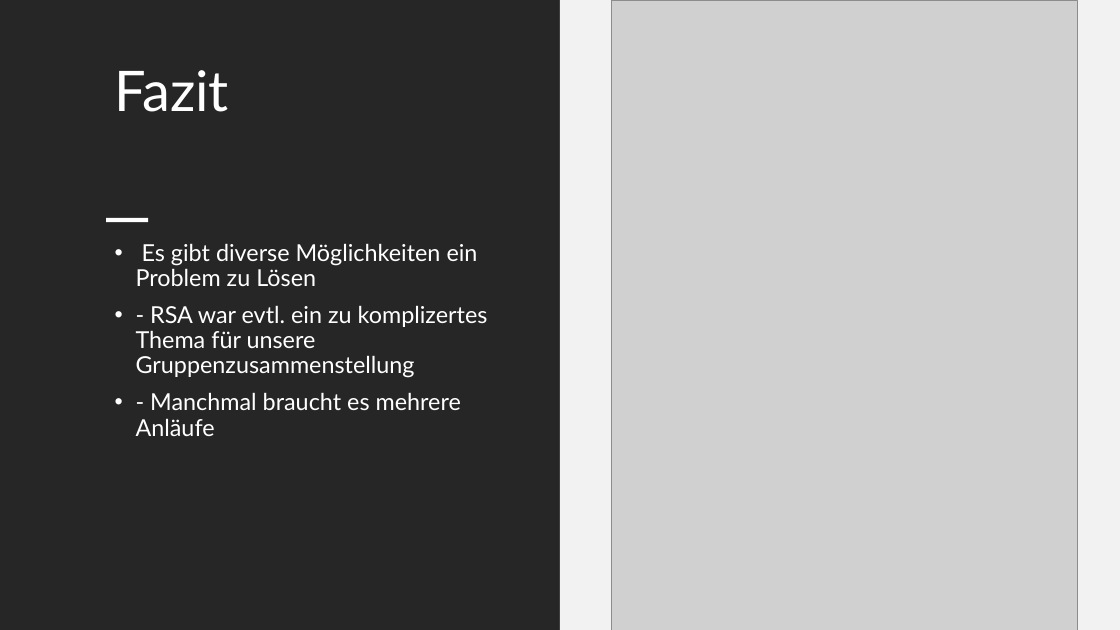
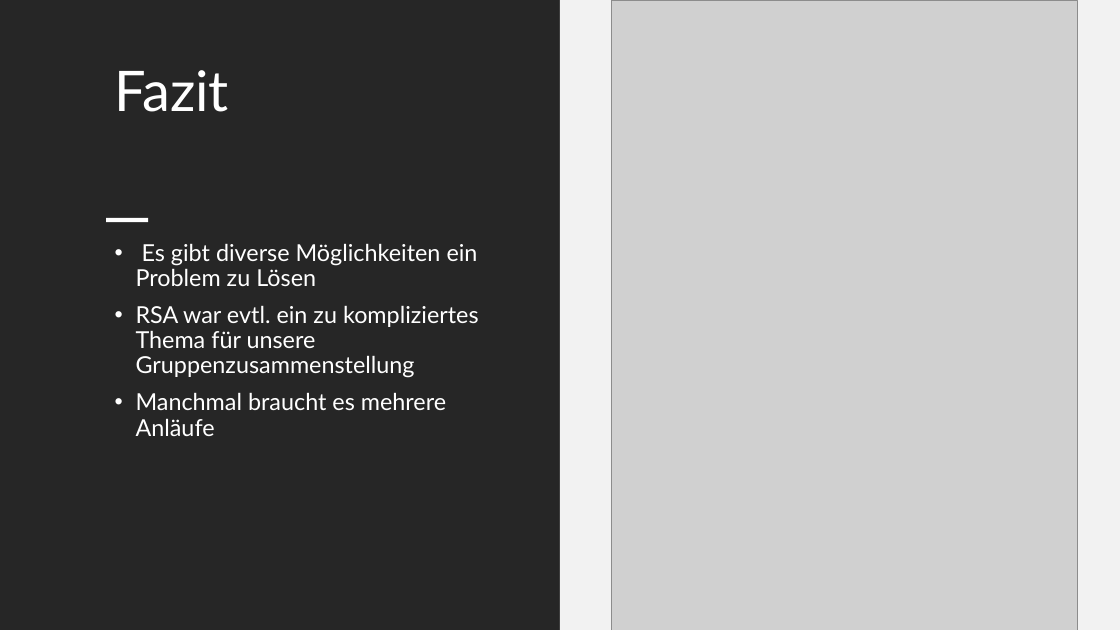
Before and after one commit to TIATIP-24-A-a/TIN_SLE_PFI, a slide deck: slide 8 of docs/Präsi_rsa_TIN_SLE_PFI.pptx. Drawn at 1120x630 pixels with LibreOffice and Linux fonts; fonts in the diff are those of the drawing; grey boxes stand for pictures. Boxes give left, top, right and bottom in pixels: in the first picture for what was removed or moved away, otherwise in the second. Text is boxed around its words. In the diff, an @@ line names an element or a change of style, - is before the commit and + after.

Commit message:
changed: Präsi_rsa_TIN_SLE_PFI

```diff
--- a/docs/Präsi_rsa_TIN_SLE_PFI.pptx
+++ b/docs/Präsi_rsa_TIN_SLE_PFI.pptx
@@ text at (136,306,479,436): text changed @@
-• - RSA war evtl. ein zu komplizertes Thema für unsere Gruppenzusammenstellung
-• - Manchmal braucht es mehrere Anläufe
+• RSA war evtl. ein zu kompliziertes Thema für unsere Gruppenzusammenstellung
+• Manchmal braucht es mehrere Anläufe
```
